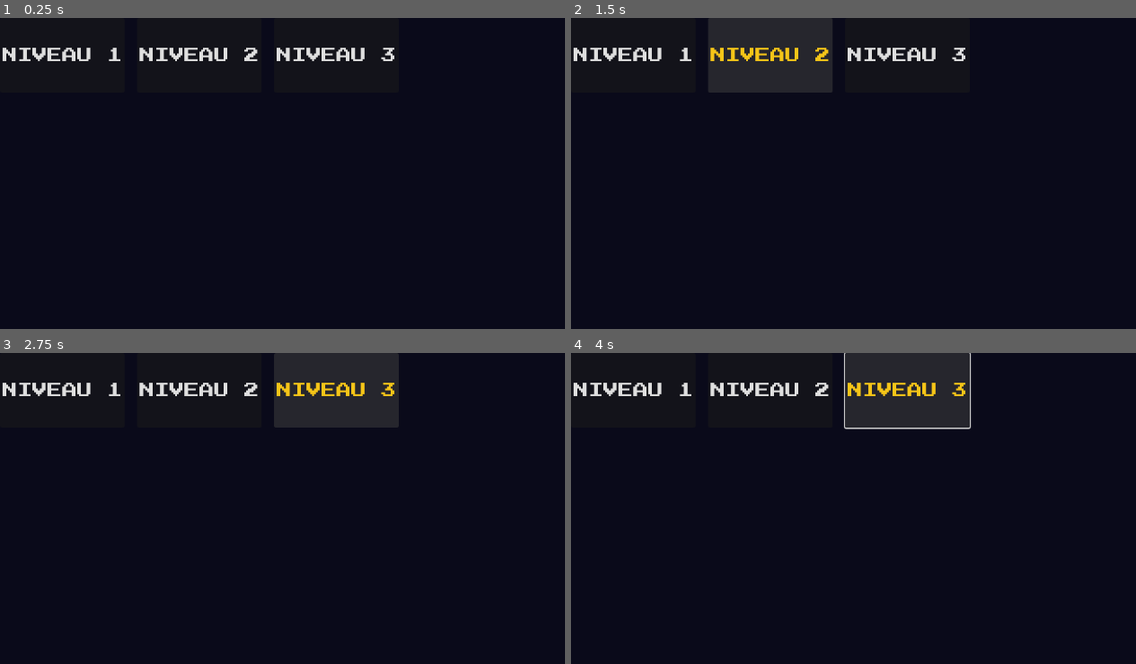
Above: before the commit, frames 1-4 (two rows, left to right).
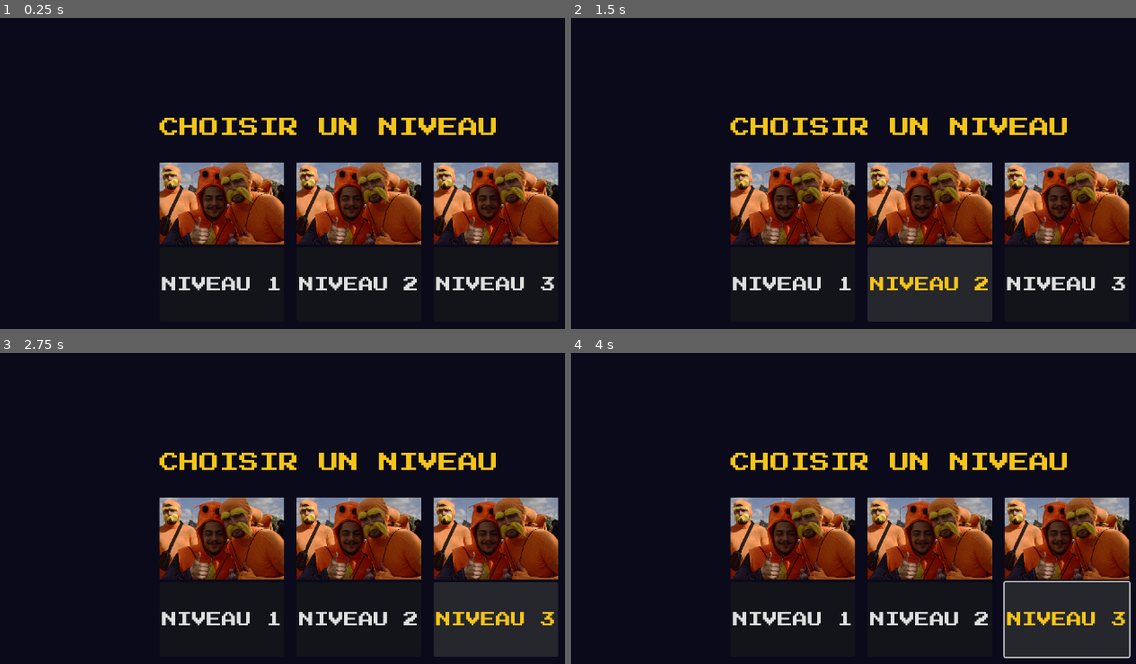
Above: after the commit, the same moments.

Repository: Raphflx/sae-jeu-godot
Game: Godot game, scene res://Scene/selection_niveau.tscn
The game is run twice, just before and just after one commit, with the same random seed, the same clock (stepped at 60 frames per second) and the same inputs. This scene is started directly instead of the project's main scene.
Inputs:
- Up to frame 1 (0.25 s): no input
- Up to frame 2 (1.5 s): click "NIVEAU 1" at 0.5 s; click "NIVEAU 2" at 1.25 s
- Up to frame 3 (2.75 s): click "NIVEAU 3" at 2 s
- Up to frame 4 (4 s): tap Enter (ui_accept) at 2.75, 3.02, 3.5, 3.77 s; hold Right (ui_right) from 2.78 s (still down); tap Q (dash) at 2.85, 3.6 s

The runs differ from the first frame. In frame 1, 21% of the frame differs, in the area x 0-99%, y 9-88%; in frame 2, 30%; in frame 3, 30%; in frame 4, 31%, in the area x 0-100%, y 0-99%.

Commit message:
modif menu selection niveau

Diff:
--- a/projet-sea-601/Scene/selection_niveau.tscn
+++ b/projet-sea-601/Scene/selection_niveau.tscn
@@ -1,6 +1,7 @@
 [gd_scene format=3 uid="uid://i0o3kvxpcm8s"]
 
 [ext_resource type="FontFile" uid="uid://dj0huf74s7017" path="res://Fonts/PressStart2P-Regular.ttf" id="1_75yxp"]
+[ext_resource type="Texture2D" uid="uid://dtv4o1n7isy16" path="res://Asset/Images/_3268654.JPG" id="2_dxp2a"]
 
 [node name="SelectionNiveau" type="Control" unique_id=2118373153]
 layout_mode = 3
@@ -9,11 +10,6 @@
 anchor_bottom = 1.0
 grow_horizontal = 2
 grow_vertical = 2
-
-[node name="ChoisirNiveau" type="Label" parent="." unique_id=1346976948]
-layout_mode = 0
-offset_right = 40.0
-offset_bottom = 23.0
 
 [node name="ColorRect" type="ColorRect" parent="." unique_id=1307130218]
 layout_mode = 1
@@ -24,18 +20,43 @@
 grow_vertical = 2
 color = Color(0.039215688, 0.039215688, 0.101960786, 1)
 
-[node name="GridContainer" type="GridContainer" parent="." unique_id=1025826356]
-layout_mode = 0
-offset_right = 40.0
-offset_bottom = 40.0
+[node name="VBoxContainer" type="VBoxContainer" parent="." unique_id=622986503]
+layout_mode = 1
+anchors_preset = 8
+anchor_left = 0.5
+anchor_top = 0.5
+anchor_right = 0.5
+anchor_bottom = 0.5
+offset_left = -320.0
+offset_top = -80.0
+offset_right = 320.0
+offset_bottom = 80.0
+grow_horizontal = 2
+grow_vertical = 2
+theme_override_constants/separation = 40
+
+[node name="Container" type="Label" parent="VBoxContainer" unique_id=1346976948]
+layout_mode = 2
+theme_override_colors/font_color = Color(0.9607843, 0.77254903, 0.09411765, 1)
+theme_override_fonts/font = ExtResource("1_75yxp")
+theme_override_font_sizes/font_size = 32
+text = "CHOISIR UN NIVEAU"
+
+[node name="LvlContainer" type="GridContainer" parent="VBoxContainer" unique_id=1025826356]
+layout_mode = 2
 theme_override_constants/h_separation = 20
 theme_override_constants/v_separation = 20
 columns = 3
 
-[node name="ContainerLvl1" type="VBoxContainer" parent="GridContainer" unique_id=2127216178]
+[node name="ContainerLvl1" type="VBoxContainer" parent="VBoxContainer/LvlContainer" unique_id=2127216178]
 layout_mode = 2
 
-[node name="Niveau1" type="Button" parent="GridContainer/ContainerLvl1" unique_id=1203917787]
+[node name="ImgLvl1" type="TextureRect" parent="VBoxContainer/LvlContainer/ContainerLvl1" unique_id=1071133201]
+layout_mode = 2
+texture = ExtResource("2_dxp2a")
+expand_mode = 5
+
+[node name="Niveau1" type="Button" parent="VBoxContainer/LvlContainer/ContainerLvl1" unique_id=1203917787]
 custom_minimum_size = Vector2(120, 120)
 layout_mode = 2
 theme_override_colors/font_hover_color = Color(0.9607843, 0.77254903, 0.09411765, 1)
@@ -44,13 +65,15 @@
 theme_override_font_sizes/font_size = 24
 text = "NIVEAU 1"
 
-[node name="ImgLvl1" type="TextureRect" parent="GridContainer/ContainerLvl1" unique_id=1071133201]
+[node name="ContainerLvl2" type="VBoxContainer" parent="VBoxContainer/LvlContainer" unique_id=1489520335]
 layout_mode = 2
 
-[node name="ContainerLvl2" type="VBoxContainer" parent="GridContainer" unique_id=1489520335]
+[node name="ImgLvl3" type="TextureRect" parent="VBoxContainer/LvlContainer/ContainerLvl2" unique_id=696181343]
 layout_mode = 2
+texture = ExtResource("2_dxp2a")
+expand_mode = 5
 
-[node name="ImgLvl2" type="Button" parent="GridContainer/ContainerLvl2" unique_id=1564348174]
+[node name="ImgLvl2" type="Button" parent="VBoxContainer/LvlContainer/ContainerLvl2" unique_id=1564348174]
 custom_minimum_size = Vector2(120, 120)
 layout_mode = 2
 theme_override_colors/font_hover_color = Color(0.9607843, 0.77254903, 0.09411765, 1)
@@ -59,13 +82,15 @@
 theme_override_font_sizes/font_size = 24
 text = "NIVEAU 2"
 
-[node name="TextureRect" type="TextureRect" parent="GridContainer/ContainerLvl2" unique_id=696181343]
+[node name="ContainerLvl3" type="VBoxContainer" parent="VBoxContainer/LvlContainer" unique_id=815556425]
 layout_mode = 2
 
-[node name="ContainerLvl3" type="VBoxContainer" parent="GridContainer" unique_id=815556425]
+[node name="ImgLvl3" type="TextureRect" parent="VBoxContainer/LvlContainer/ContainerLvl3" unique_id=22128836]
 layout_mode = 2
+texture = ExtResource("2_dxp2a")
+expand_mode = 5
 
-[node name="Niveau3" type="Button" parent="GridContainer/ContainerLvl3" unique_id=1300418506]
+[node name="Niveau3" type="Button" parent="VBoxContainer/LvlContainer/ContainerLvl3" unique_id=1300418506]
 custom_minimum_size = Vector2(120, 120)
 layout_mode = 2
 theme_override_colors/font_hover_color = Color(0.9607843, 0.77254903, 0.09411765, 1)
@@ -73,6 +98,3 @@
 theme_override_fonts/font = ExtResource("1_75yxp")
 theme_override_font_sizes/font_size = 24
 text = "NIVEAU 3"
-
-[node name="ImgLvl3" type="TextureRect" parent="GridContainer/ContainerLvl3" unique_id=22128836]
-layout_mode = 2
